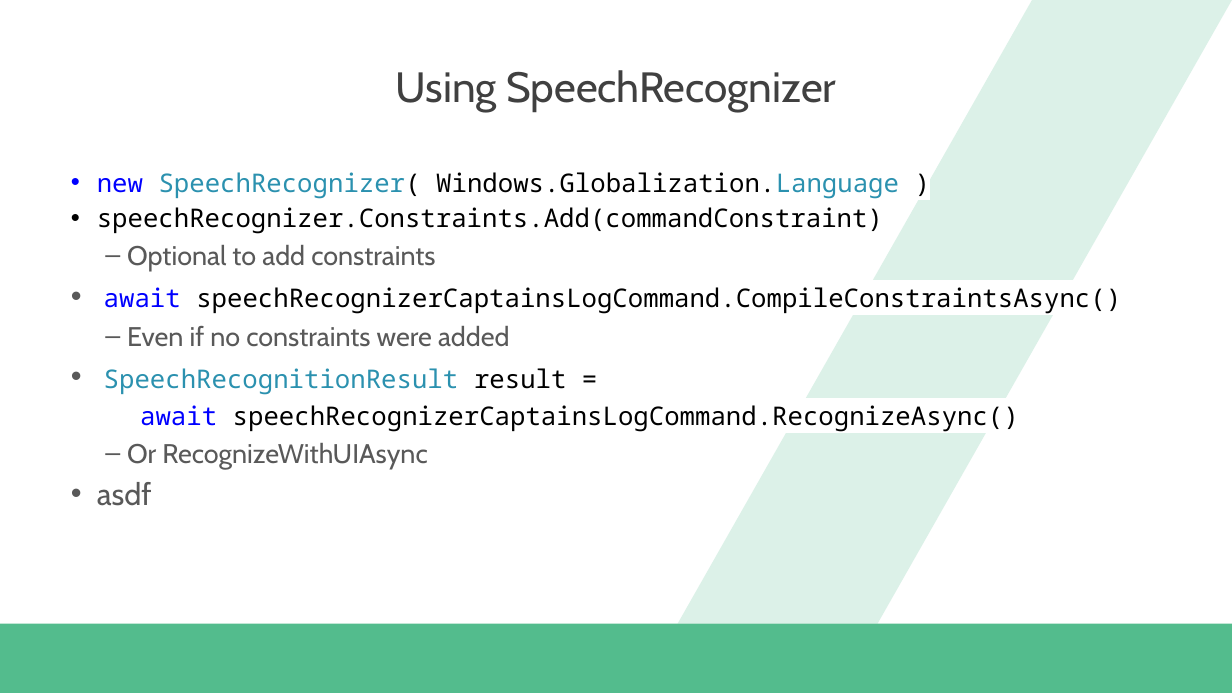
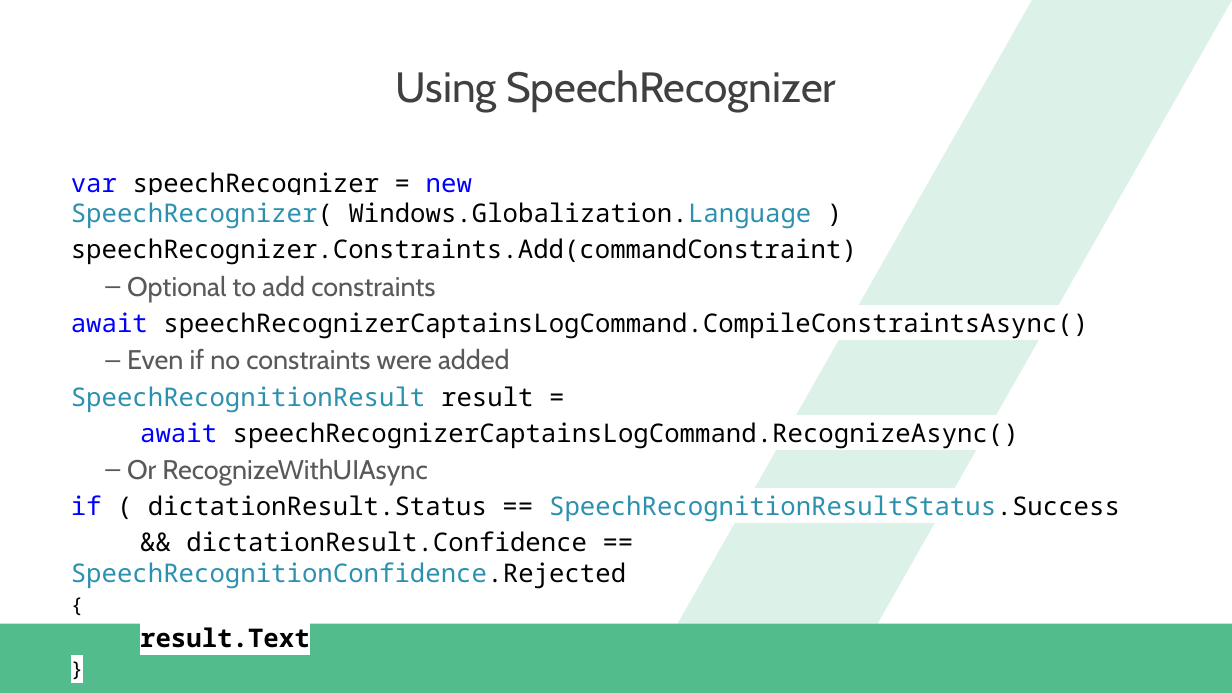
Before and after one commit to dannydwarren/Cortana-Location-UWP, a slide deck: slide 12 of Hey Cortana, Where Am I.pptx (slide 8 before the commit). Drawn at 1232x693 pixels with LibreOffice and Linux fonts; fonts in the diff are those of the drawing; background and template pictures are left out. Boxes give left, top, right and bottom in pixels: in the first picture for what was removed or moved away, otherwise in the second. Text is boxed around its words. In the diff, an @@ line names an element or a change of style, - is before the commit and + after.

Commit message:
-Updated Slide Deck

```diff
--- a/Hey Cortana, Where Am I.pptx
+++ b/Hey Cortana, Where Am I.pptx
@@ text at [71, 172, 812, 229]: text changed; text colour #2B91AF to #000000 @@
-• new SpeechRecognizer( Windows.Globalization.Language )
+var speechRecognizer = new SpeechRecognizer( Windows.Globalization.Language )
@@ text at [71, 238, 1088, 413]: bullet • to none @@
@@ text at [71, 495, 1120, 589]: text changed; size 24 to 20 pt; font Cabin to Noto Sans Mono; text colour #595959 to #000000 @@
-• asdf
+if ( dictationResult.Status == SpeechRecognitionResultStatus.Success
+&& dictationResult.Confidence == SpeechRecognitionConfidence.Rejected
+{
+result.Text
+}
```
Also in this commit, not shown: 1 other slide changed, 2 slides added.
